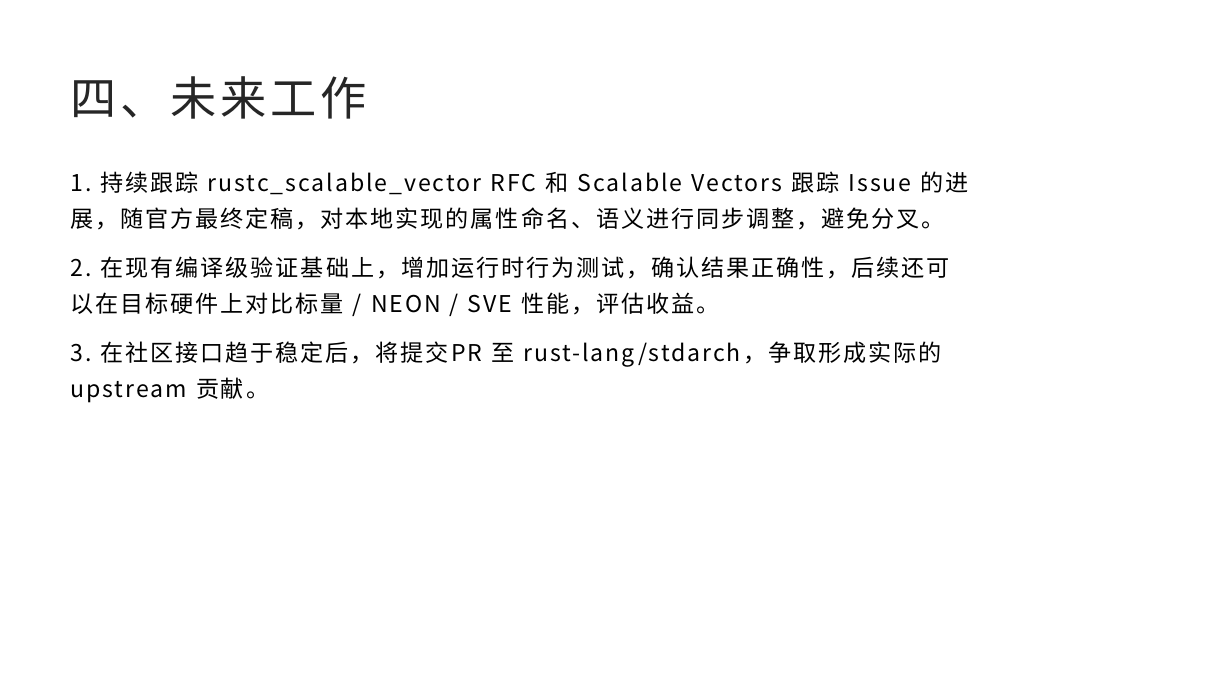
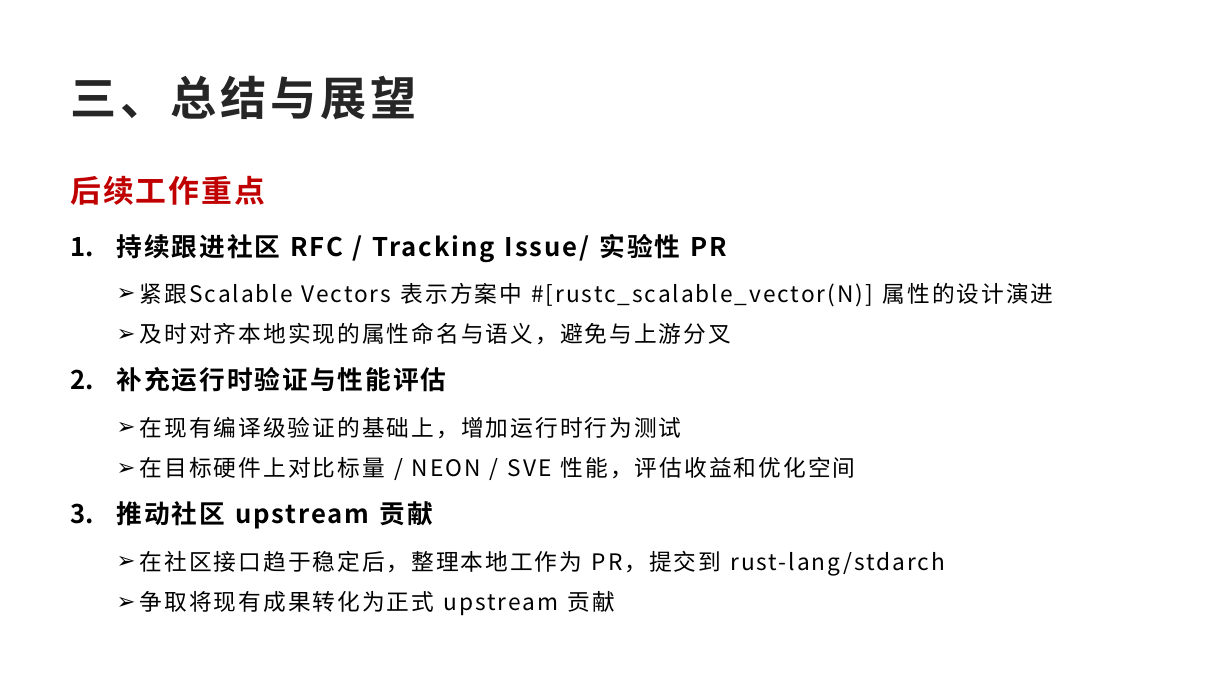
Before and after one commit to GWTINYC/rust, a slide deck: slide 11 of Rust Report.pptx (slide 10 before the commit). Drawn at 1232x693 pixels with LibreOffice and Linux fonts; fonts in the diff are those of the drawing. Boxes give left, top, right and bottom in pixels: in the first picture for what was removed or moved away, otherwise in the second. Text is boxed around its words. In the diff, an @@ line names an element or a change of style, - is before the commit and + after.

```diff
--- a/Rust Report.pptx
+++ b/Rust Report.pptx
@@ title at <box>71,75,417,120</box>: text changed; bold on @@
-四、未来工作
+三、总结与展望
@@ text at <box>71,175,1054,616</box>: text changed; size 18 to 17.8 pt @@
-1. 持续跟踪 rustc_scalable_vector RFC 和 Scalable Vectors 跟踪 Issue 的进展，随官方最终定稿，对本地实现的属性命名、语义进行同步调整，避免分叉。
-2. 在现有编译级验证基础上，增加运行时行为测试，确认结果正确性，后续还可以在目标硬件上对比标量 / NEON / SVE 性能，评估收益。
-3. 在社区接口趋于稳定后，将提交PR 至 rust-lang/stdarch，争取形成实际的 upstream 贡献。
+后续工作重点
+1. 持续跟进社区 RFC / Tracking Issue/ 实验性 PR
+  ➢ 紧跟Scalable Vectors 表示方案中 #[rustc_scalable_vector(N)] 属性的设计演进
+  ➢ 及时对齐本地实现的属性命名与语义，避免与上游分叉
+2. 补充运行时验证与性能评估
+  ➢ 在现有编译级验证的基础上，增加运行时行为测试
+  ➢ 在目标硬件上对比标量 / NEON / SVE 性能，评估收益和优化空间
+3. 推动社区 upstream 贡献
+  ➢ 在社区接口趋于稳定后，整理本地工作为 PR，提交到 rust-lang/stdarch
+  ➢ 争取将现有成果转化为正式 upstream 贡献
```
Also in this commit, not shown: 7 other slides changed, 3 slides added, 2 slides removed.
